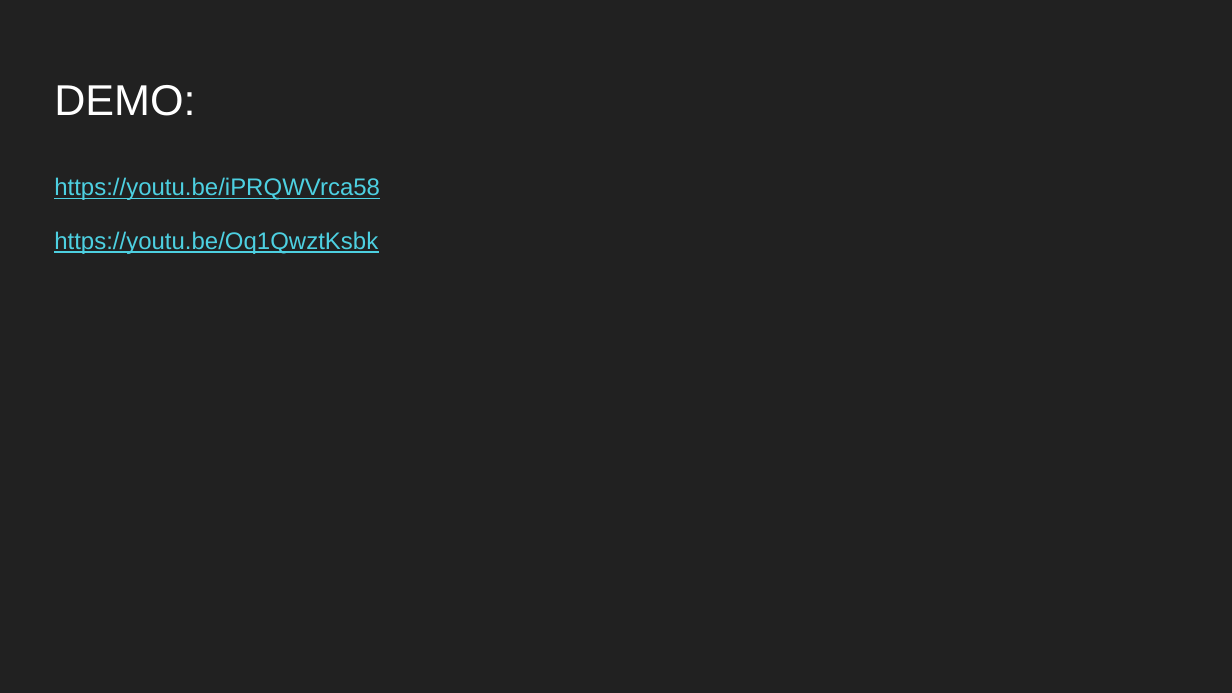
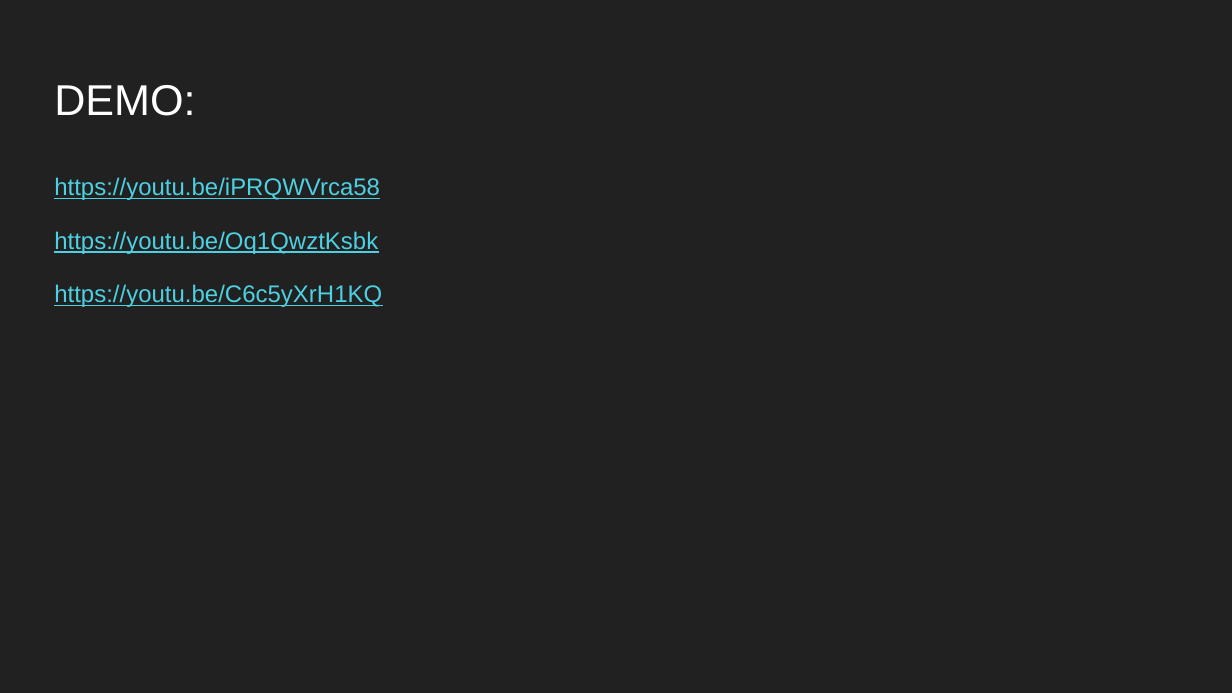
Before and after one commit to NTUEE-ESLab/2020-take-away, a slide deck: slide 12 of take away.pptx. Drawn at 1232x693 pixels with LibreOffice and Linux fonts; fonts in the diff are those of the drawing. Boxes give left, top, right and bottom in pixels: in the first picture for what was removed or moved away, otherwise in the second. Text is boxed around its words. In the diff, an @@ line names an element or a change of style, - is before the commit and + after.

```diff
--- a/take away.pptx
+++ b/take away.pptx
@@ text at (54, 284, 382, 307): paragraph added @@
+https://youtu.be/C6c5yXrH1KQ
```
